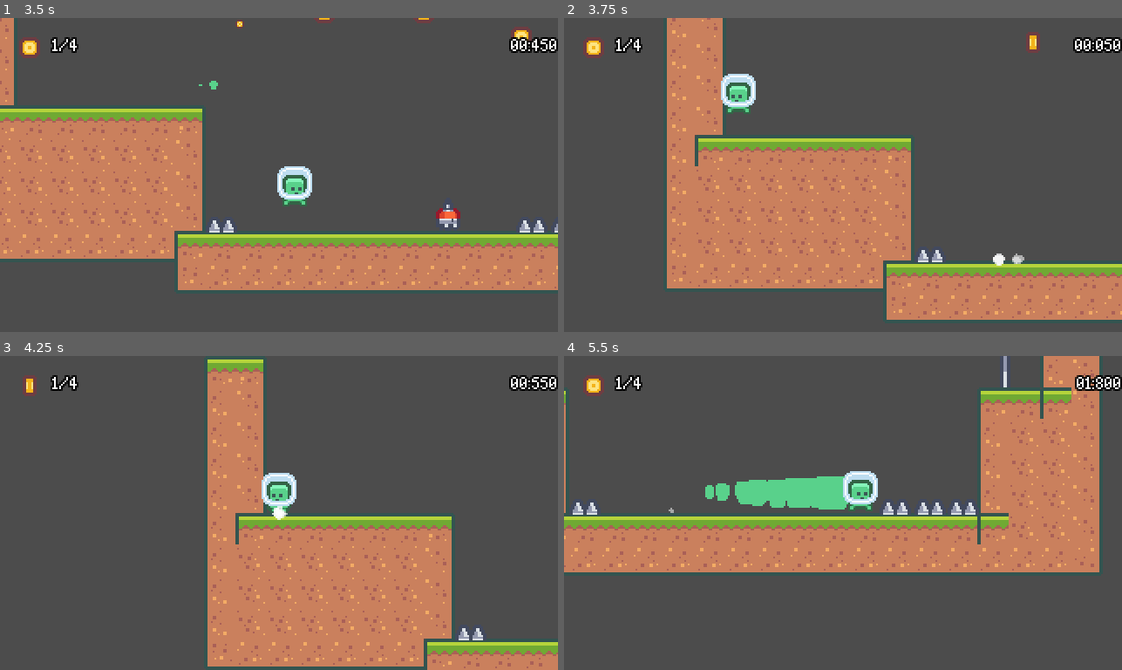
Above: before the commit, frames 1-4 (two rows, left to right).
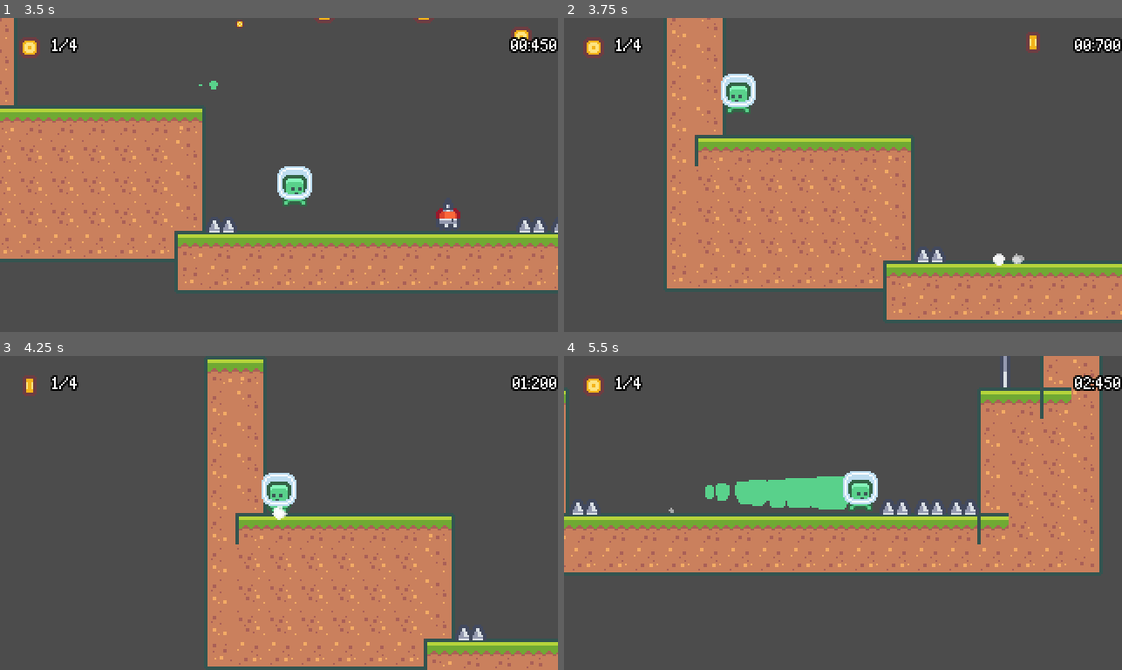
Above: after the commit, the same moments.

Repository: yplog/alloga
Game: Godot game, scene res://scenes/BaseLevel.tscn
Two runs of this game, one before a commit and one after it. Both use one fixed random seed, a clock stepped at 60 frames per second and the inputs below. The project has no main scene, so this scene is started directly.
Inputs:
- Up to frame 1 (3.5 s): click "Next Level" at 0.5 s; hold D (move_right) 1.28-2 s; tap Space (dash) at 1.35, 2.85 s; tap W (jump) at 1.52, 3.02 s; click "Next Level" at 2 s; hold D (move_right) from 2.78 s (still down)
- Up to frame 2 (3.75 s): release D (move_right) at 3.53 s; hold A (move_left) from 3.53 s (still down); tap Space (dash) at 3.6 s
- Up to frame 3 (4.25 s): keep holding A (move_left)
- Up to frame 4 (5.5 s): release A (move_left) at 4.28 s; hold D (move_right) from 4.28 s (still down); tap Space (dash) at 4.35, 5.1 s; tap W (jump) at 4.52, 5.27 s

Frame 1 is identical in both runs. In frame 2, less than 0.1% of the frame differs, in the area x 95-99%, y 6-12%; in frame 3, 0.1%; in frame 4, 0.2%, in the area x 91-99%, y 6-12%.

Commit message:
timer reset condition

Diff:
--- a/scenes/BaseLevel.gd
+++ b/scenes/BaseLevel.gd
@@ -47,7 +47,6 @@
 	emit_signal("stop_timer")
 
 func on_player_died():
-	reset_timer()
 	currentPlayerNode.queue_free()
 	create_player()
 
